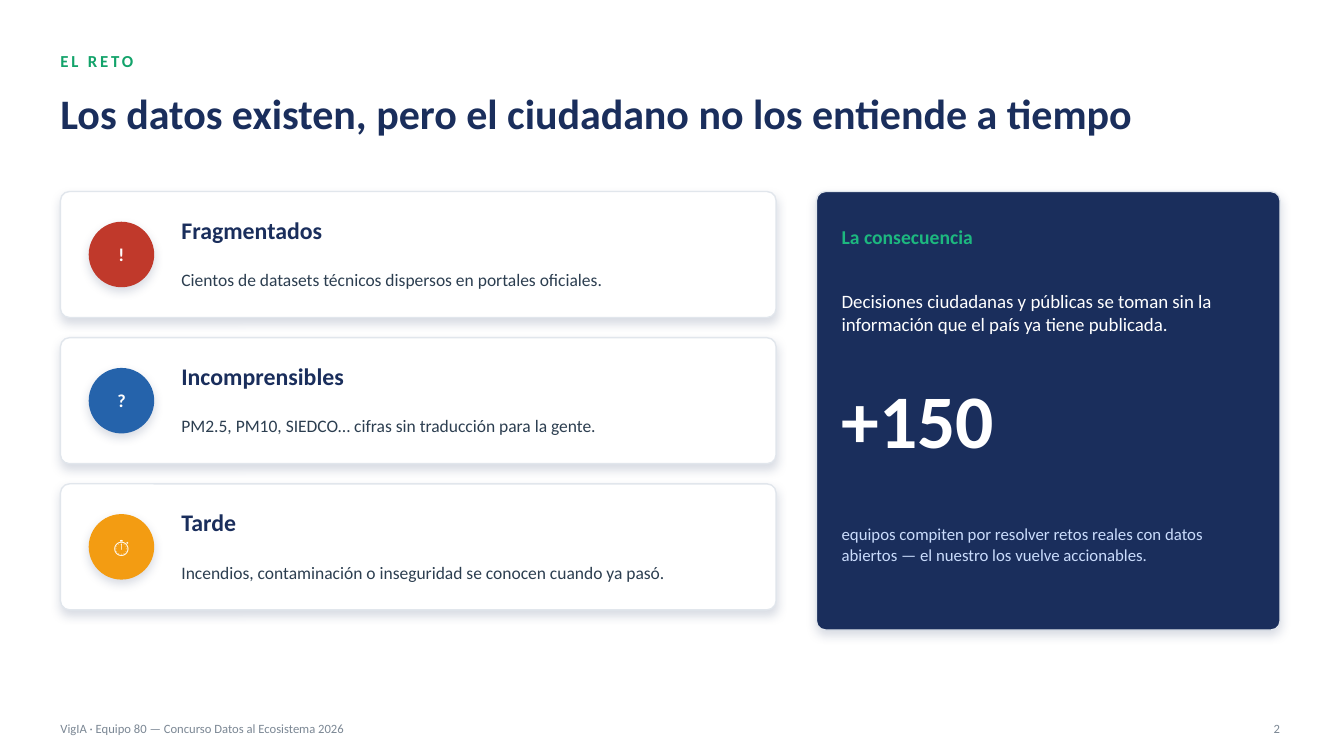
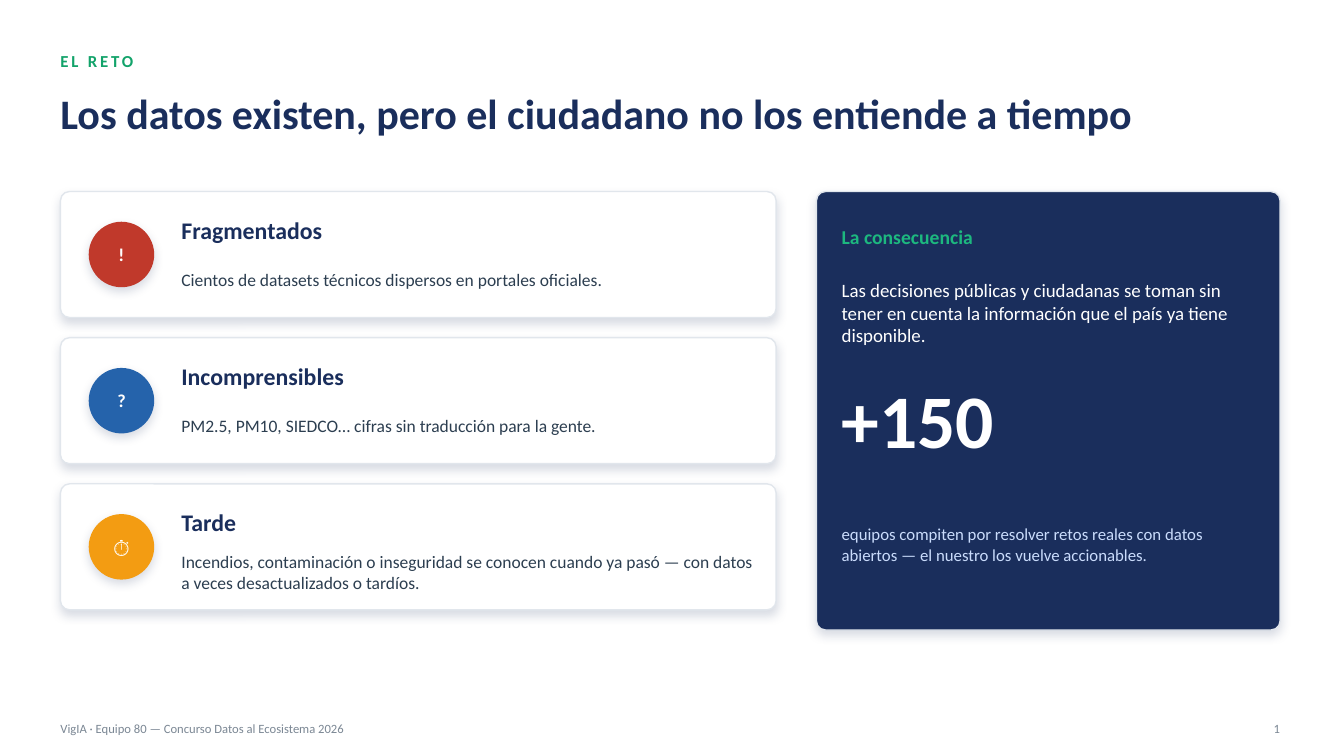
Before and after one commit to iandresnovaf/vigia, a slide deck: slide 3 of docs/presentacion/VigIA-Equipo80.pptx. Drawn at 1344x756 pixels with LibreOffice and Linux fonts; fonts in the diff are those of the drawing. Boxes give left, top, right and bottom in pixels: in the first picture for what was removed or moved away, otherwise in the second. Text is boxed around its words. In the diff, an @@ line names an element or a change of style, - is before the commit and + after.

Commit message:
docs(pptx): resuelve comentarios de revisión + nueva slide 'cómo leemos los datos'
Incorpora los 8 comentarios de Mariana Martínez en el deck:
- El reto: redacción ajustada + 'desactualizados o tardíos'
- Fuentes de datos: aclara que el piloto solo usa MQ-2 (aire), sin sensor de
  sonido físico; simplifica descripción del clima IDEAM
- Arquitectura: subtítulo reformulado
- IA multi-agente: confirma inclusión de alertas (✓ destacado)
- Rigor técnico: vincula umbrales de alerta con estándares OMS explícitos
- Gobernanza de IA: reemplaza jerga técnica ('código') por lenguaje llano
- Regulación: agrega Decreto 768 de 2025 (videovigilancia en Propiedad
  Horizontal), relevante para hurto a residencias
- Anexo A4: aclara que 'agente' es un módulo de software, no una persona/empresa
- Anexo A5: confirma el flujo push/pull tal como lo entendió el equipo

Nueva diapositiva 'Rigor y transparencia — ¿Cómo leemos los datos?' con un
ejemplo real de la demo (Risaralda-CVC, 500 registros, tendencia estable,
confianza media R²=0.23/MAPE=9.85%), explicando en lenguaje llano: quién genera
la interpretación (IA vs. reglas), cómo se calcula la tendencia y la confianza,
y la frecuencia de consulta a los datasets (en vivo, sin caché).

```diff
--- a/docs/presentacion/VigIA-Equipo80.pptx
+++ b/docs/presentacion/VigIA-Equipo80.pptx
@@ text at [842,284,1227,345]: text changed @@
-Decisiones ciudadanas y públicas se toman sin la información que el país ya tiene publicada.
+Las decisiones públicas y ciudadanas se toman sin tener en cuenta la información que el país ya tiene disponible.
@@ text at [181,556,752,589]: text changed @@
-Incendios, contaminación o inseguridad se conocen cuando ya pasó.
+Incendios, contaminación o inseguridad se conocen cuando ya pasó — con datos a veces desactualizados o tardíos.
@@ text at [1274,725,1280,733]: text changed @@
-2
+1
```
Also in this commit, not shown: 14 other slides changed, 1 slide added.
